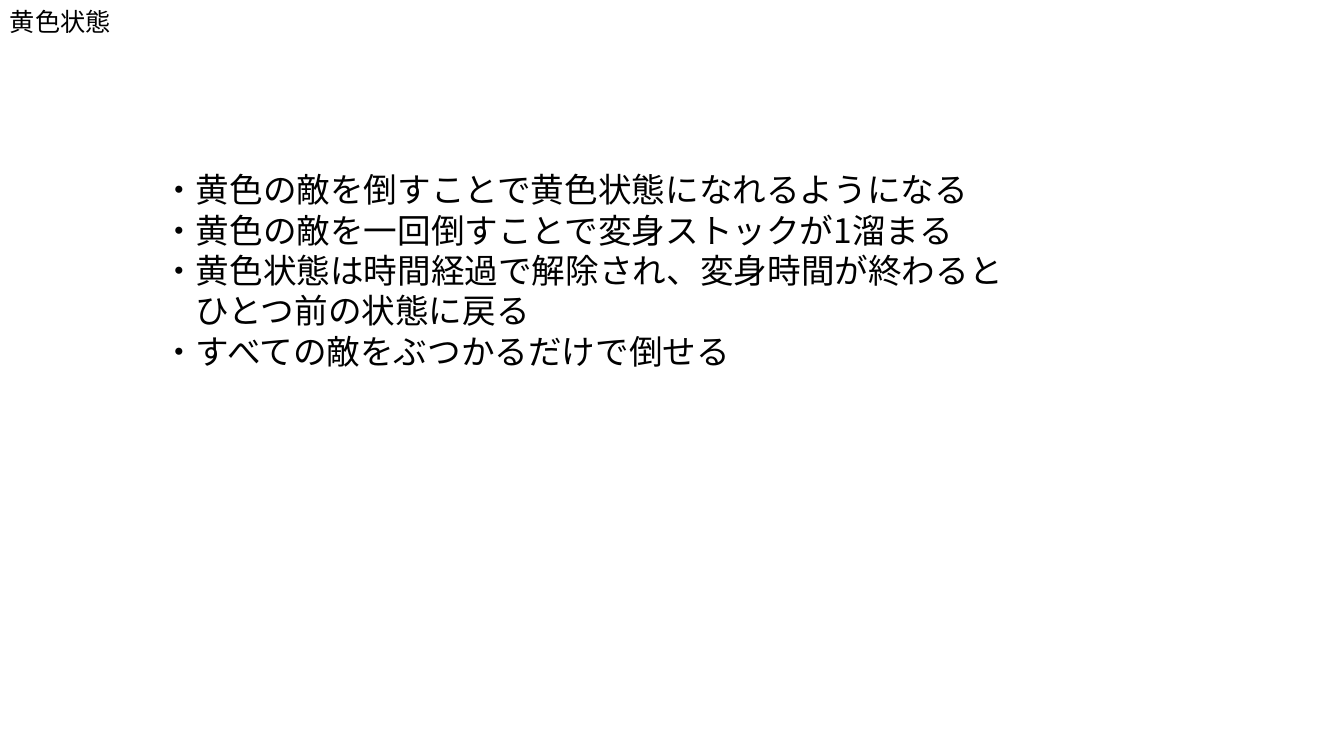
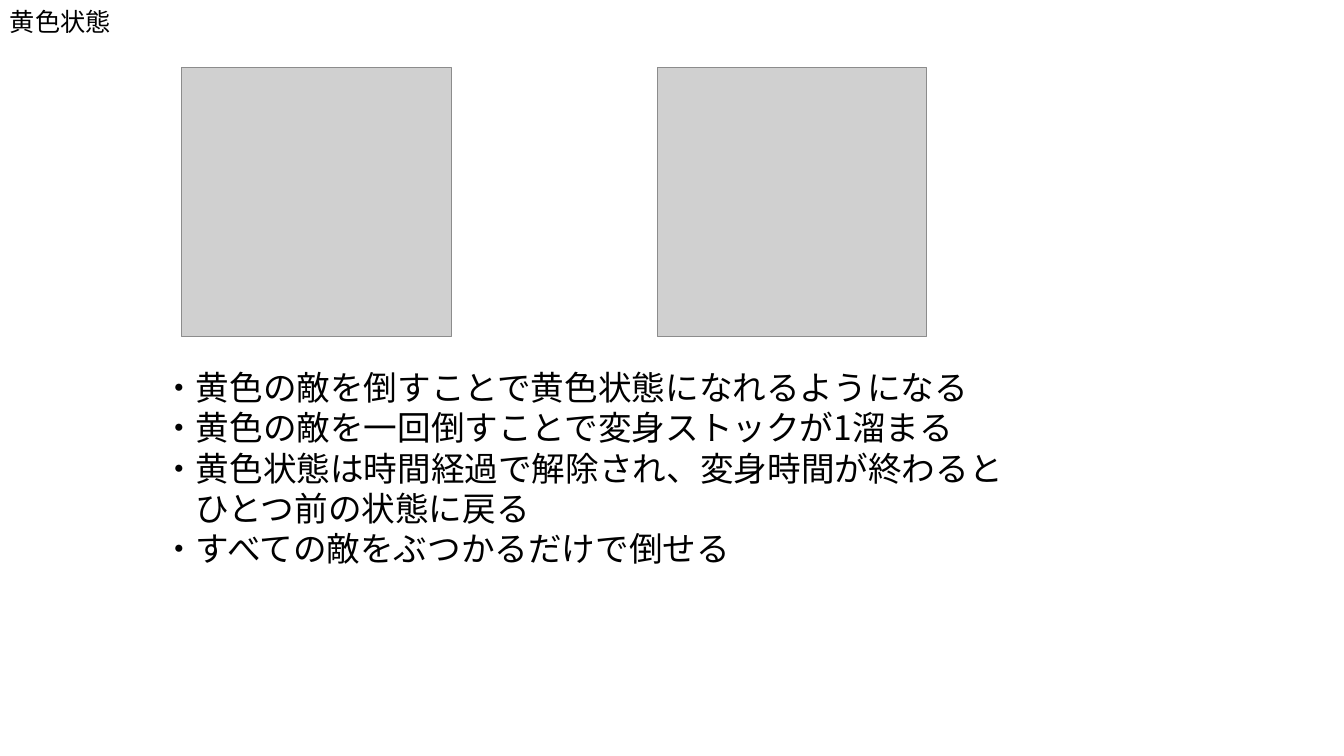
Before and after one commit to Akiyoshi-2/GameProbuctionPractice1, a slide deck: slide 4 of 仕様書/プレイヤー.pptx. Drawn at 1344x756 pixels with LibreOffice and Linux fonts; fonts in the diff are those of the drawing; grey boxes stand for pictures. Boxes give left, top, right and bottom in pixels: in the first picture for what was removed or moved away, otherwise in the second. Text is boxed around its words. In the diff, an @@ line names an element or a change of style, - is before the commit and + after.

```diff
--- a/仕様書/プレイヤー.pptx
+++ b/仕様書/プレイヤー.pptx
@@ picture added at box(181, 68, 451, 337) @@
@@ picture added at box(657, 68, 927, 337) @@
@@ text "・黄色の敵を倒すことで黄色状態になれるようになる": place and size @@
-text "・黄色の敵を倒すことで黄色状態になれるようになる" at box(162, 173, 1002, 367)
+text "・黄色の敵を倒すことで黄色状態になれるようになる" at box(162, 371, 1002, 564)
```
Also in this commit, not shown: 2 other slides changed.
